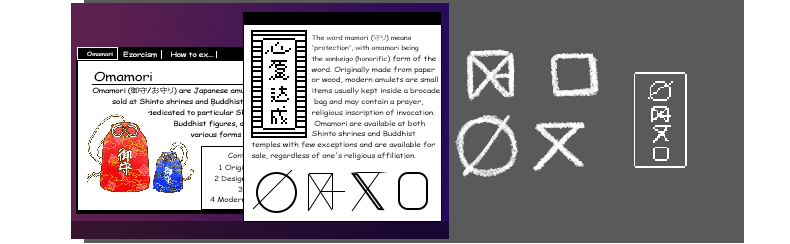
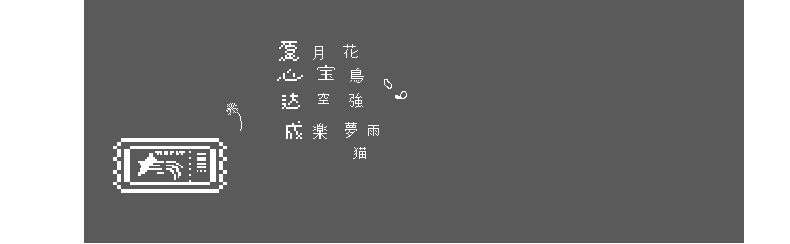
The second 790 x 244 image is a revision of the first. Changes to its layers:
hid "amulet" over [634, 72, 687, 168]
added group "Группа 3" with 5 layers above "omam1 копия" over [226, 41, 303, 139]
added layer "0" (1st of 3, in "Группа 3") in group "Группа 3" over [226, 103, 242, 131]
added layer "1" (1st of 2, in "Группа 3") in group "Группа 3" over [279, 41, 299, 61]
showed "ticket" over [113, 138, 227, 193]
moved "3" (2nd of 2, in "Группа 2") into group "Группа 2" over [550, 53, 599, 97]
moved "2" (2nd of 2, in "Группа 2") into group "Группа 2" over [533, 121, 586, 171]
moved "1" (2nd of 2, in "Группа 2") into group "Группа 2" over [466, 49, 515, 101]
moved "0" (3rd of 3, in "Группа 2") into group "Группа 2" over [455, 115, 518, 184]
moved "temples with few exceptions and are available for sale, regard" into group "Группа 2" over [251, 141, 435, 160]
moved "The word mamori (守り) means 'protection', with omamori being t" into group "Группа 2" over [311, 34, 440, 137]
moved "Прямоугольник, скругл. углы 1" into group "Группа 2" over [398, 172, 428, 210]
moved "Фигура 8" into group "Группа 2" over [351, 172, 380, 212]
moved "Фигура 6" into group "Группа 2" over [308, 172, 388, 211]
moved "Фигура 5" into group "Группа 2" over [308, 173, 333, 211]
moved "Фигура 2" into group "Группа 2" over [308, 173, 333, 211]
moved "Фигура 1" into group "Группа 2" over [252, 169, 293, 210]
moved "Эллипс 1" into group "Группа 2" over [256, 172, 297, 213]
hid "omam1", moved it into group "Группа 2" over [251, 30, 307, 138]
hid "Прямоугольник 9", moved it into group "Группа 2" over [243, 12, 441, 24]
hid "Прямоугольник 8", moved it into group "Группа 2" over [243, 24, 442, 222]
hid group "Группа 1" (18 layers), moved it into group "Группа 2" over [76, 47, 337, 214]
hid "Прямоугольник 2", moved it into group "Группа 2" over [71, 221, 449, 239]
hid "Прямоугольник 1", moved it into group "Группа 2" over [71, 3, 449, 239]
…and 17 more changes (15 added, 2 stack)
